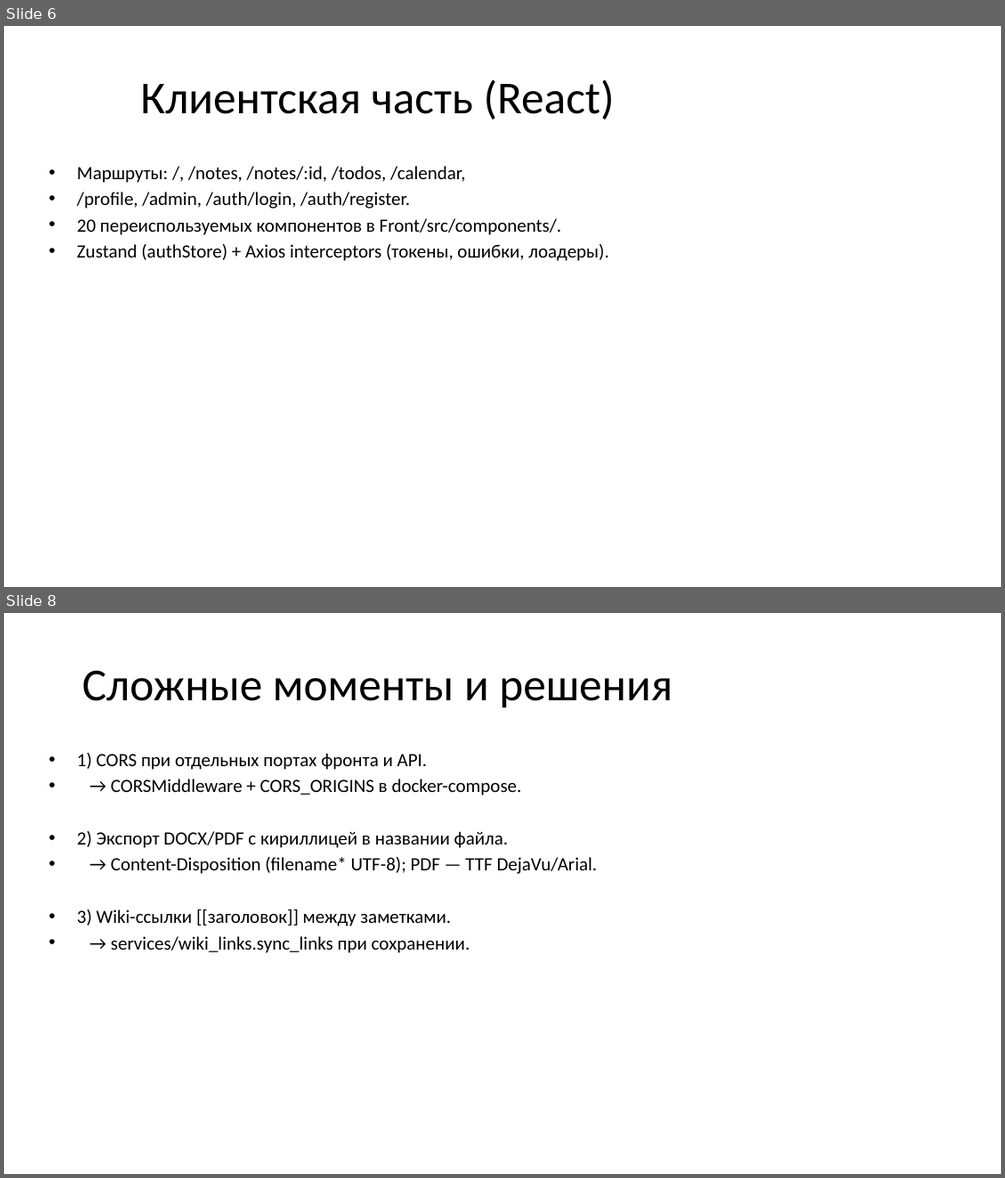
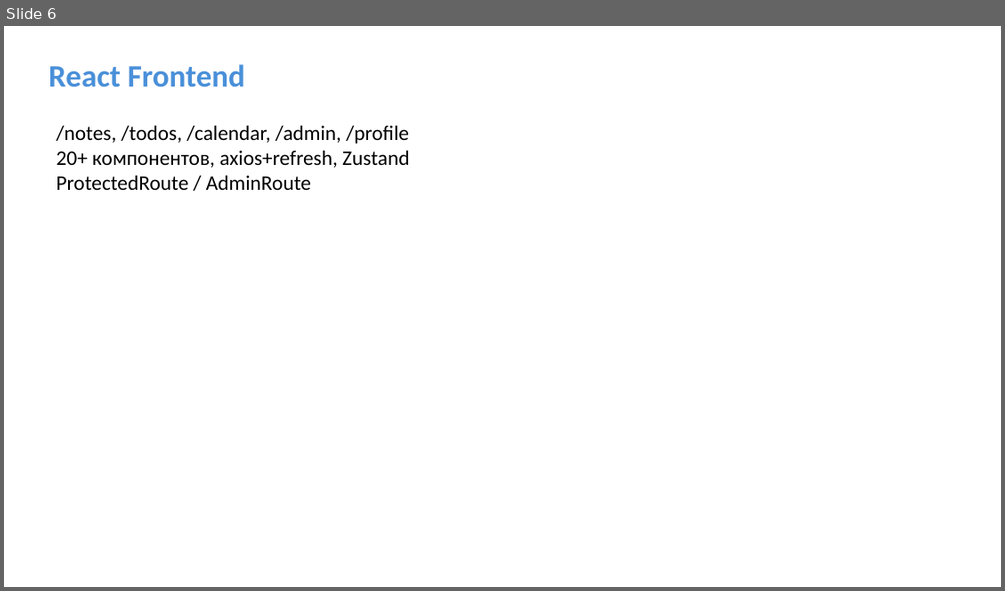
Before and after one commit to Sergei0319/ticktick-diplom, a slide deck: presentation/Презентация_TickTick_диплом.pptx. Shown one above the other, each under a label of ours: slides 6 and 8 before the commit, slide 6 after it; the slides between them are not shown. The pictures are 1005x1178 and 1005x591 pixels, drawn with LibreOffice and Linux fonts; fonts in the diff are those of the drawing. Boxes give left, top, right and bottom in pixels: in the first picture for what was removed or moved away, otherwise in the second. Text is boxed around its words. In the diff, an @@ line names an element or a change of style, - is before the commit and + after.

```diff
--- a/presentation/Презентация_TickTick_диплом.pptx
+++ b/presentation/Презентация_TickTick_диплом.pptx
@@ slide 8 removed at [4,613,1001,1174], background #FFFFFF @@
@@ title removed at [82,670,672,708] @@
-Сложные моменты и решения
@@ text removed at [77,753,598,953] @@
-• 1) CORS при отдельных портах фронта и API.
-• → CORSMiddleware + CORS_ORIGINS в docker-compose.
-• 2) Экспорт DOCX/PDF с кириллицей в названии файла.
-• → Content-Disposition (filename* UTF-8); PDF — TTF DejaVu/Arial.
-• 3) Wiki-ссылки [[заголовок]] между заметками.
-• → services/wiki_links.sync_links при сохранении.
@@ slide 6 changed as well @@
@@ text "React Frontend" at [48,64,245,87]: vertical alignment middle to top @@
@@ text at [48,64,245,87]: text changed; size 44 to 30 pt; text colour #000000 to #4A90D9; bold on @@
-Клиентская часть (React)
+React Frontend
@@ text at [57,125,409,190]: text changed; size 18 to 20 pt @@
-• Маршруты: /, /notes, /notes/:id, /todos, /calendar,
-• /profile, /admin, /auth/login, /auth/register.
-• 20 переиспользуемых компонентов в Front/src/components/.
-• Zustand (authStore) + Axios interceptors (токены, ошибки, лоадеры).
+/notes, /todos, /calendar, /admin, /profile
+20+ компонентов, axios+refresh, Zustand
+ProtectedRoute / AdminRoute
```
Also in this commit, not shown: 6 other slides changed, 3 slides added, 2 other slides removed.
